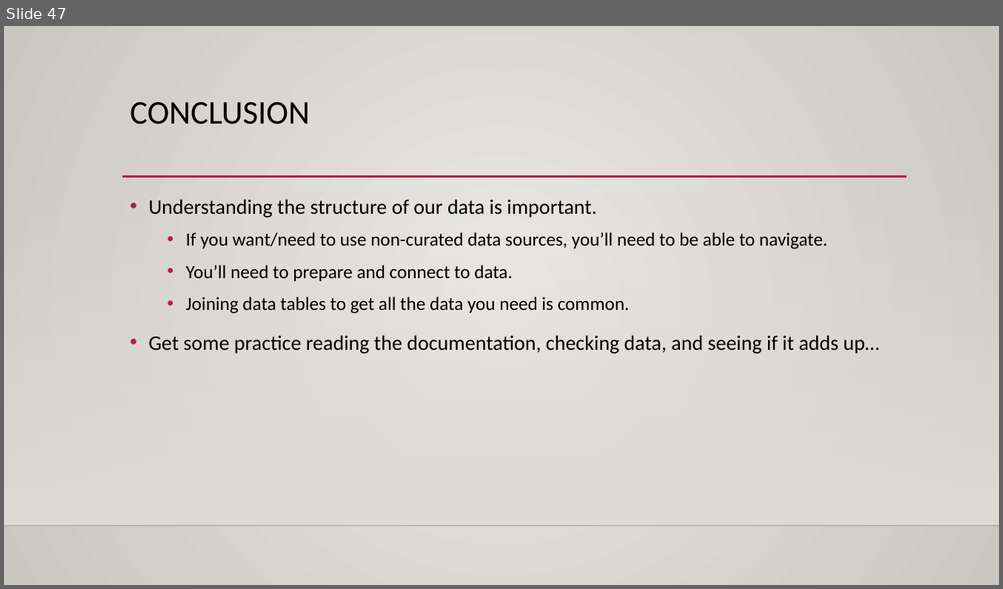
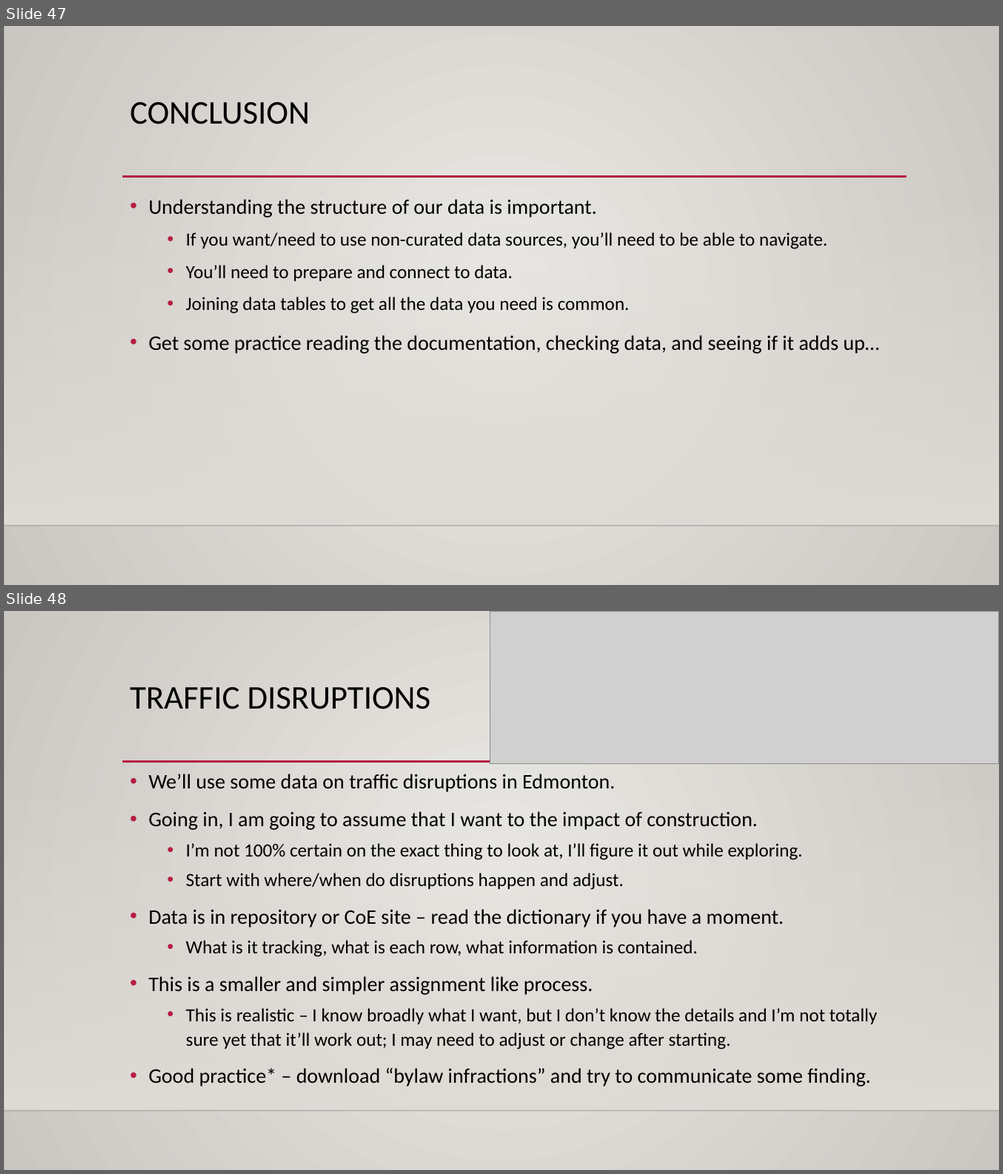
Before and after one commit to AkeemSemper/ml_datasets, a slide deck: slides/chapter_3.pptx. Shown one above the other, each under a label of ours: slide 47 before the commit, slides 47 and 48 after it. The pictures are 1003x589 and 1003x1174 pixels, drawn with LibreOffice and Linux fonts; fonts in the diff are those of the drawing; grey boxes stand for pictures; background and template pictures are left out. Boxes give left, top, right and bottom in pixels: in the first picture for what was removed or moved away, otherwise in the second. Text is boxed around its words. In the diff, an @@ line names an element or a change of style, - is before the commit and + after.

```diff
--- a/slides/chapter_3.pptx
+++ b/slides/chapter_3.pptx
@@ slide 48 added at box(4, 611, 999, 1170), background gradient #ECEAE7 to #CAC7C1; not listed: 3 template elements that a slide beside it also shows @@
@@ picture added at box(489, 611, 999, 764) @@
@@ title added at box(130, 687, 431, 709), 32 pt, text #000000 @@
+TRAFFIC DISRUPTIONS
@@ text added at box(148, 774, 877, 1087), 18 pt, text #000000 @@
+• We’ll use some data on traffic disruptions in Edmonton.
+• Going in, I am going to assume that I want to the impact of construction.
+  • I’m not 100% certain on the exact thing to look at, I’ll figure it out while exploring.
+  • Start with where/when do disruptions happen and adjust.
+• Data is in repository or CoE site – read the dictionary if you have a moment.
+  • What is it tracking, what is each row, what information is contained.
+• This is a smaller and simpler assignment like process.
+  • This is realistic – I know broadly what I want, but I don’t know the details and I’m not totally sure yet that it’ll work out; I may need to adjust or change after starting.
+• Good practice* – download “bylaw infractions” and try to communicate some finding.
```
Also in this commit, not shown: 2 slides changed, 2 other files.
